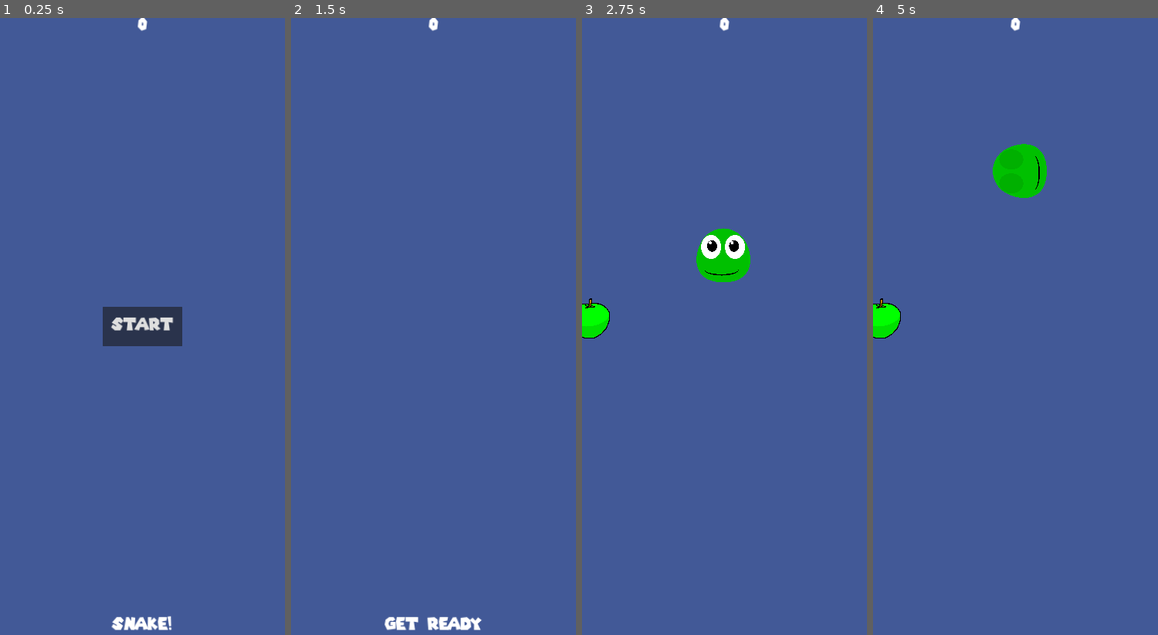
Above: before the commit, frames 1-4 (left to right).
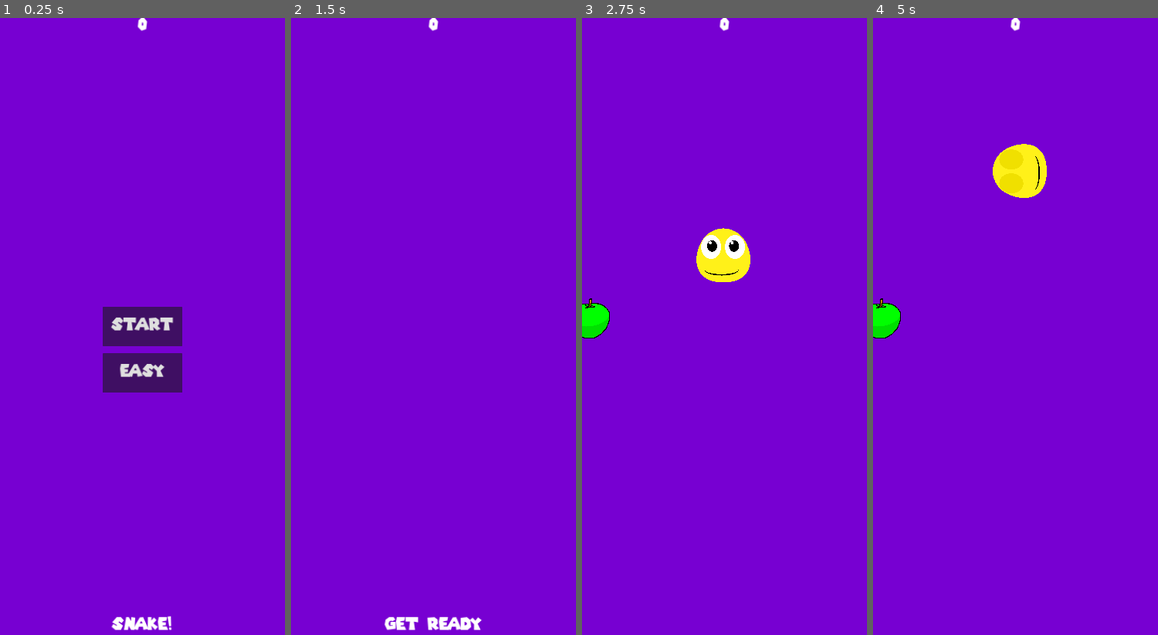
Above: after the commit, the same moments.

Repository: Reckless312/Snake-Godot
Game: Godot game, scene res://scenes/main.tscn
The game is run twice, just before and just after one commit, with the same random seed, the same clock (stepped at 60 frames per second) and the same inputs. Sound files missing from this copy of the repository are replaced by a short silence.
Inputs:
- Up to frame 1 (0.25 s): no input
- Up to frame 2 (1.5 s): click "Start" at 0.5 s; tap Enter at 1.25 s; hold Right (right) from 1.28 s (still down)
- Up to frame 3 (2.75 s): tap Space at 2 s; release Right (right) at 2.03 s; hold Down (down) from 2.03 s (still down)
- Up to frame 4 (5 s): release Down (down) at 2.78 s; hold Right (right) 2.78-3.53 s; hold Up (up) 3.53-4.28 s; hold Left (left) from 4.28 s (still down)

The runs differ from the first frame. In frame 1, 99% of the frame differs, in the area x 0-100%, y 0-100%; in frame 2, 100%; in frame 3, 99%; in frame 4, 99%.

Commit message:
New Version
--improvements

Diff:
--- /dev/null
+++ b/snake/scenes/easter_egg.tscn
@@ -0,0 +1,32 @@
+[gd_scene load_steps=5 format=3 uid="uid://duj3ruanbrptc"]
+
+[ext_resource type="Script" path="res://scripts/easter_egg.gd" id="1_gqycw"]
+[ext_resource type="Texture2D" uid="uid://dinrowu0cw50o" path="res://assets/png/easter_egg.png" id="2_q0i2b"]
+
+[sub_resource type="SpriteFrames" id="SpriteFrames_rwhqq"]
+animations = [{
+"frames": [{
+"duration": 1.0,
+"texture": ExtResource("2_q0i2b")
+}],
+"loop": true,
+"name": &"default",
+"speed": 5.0
+}]
+
+[sub_resource type="CapsuleShape2D" id="CapsuleShape2D_3g8oy"]
+radius = 370.0
+height = 940.0
+
+[node name="EasterEgg" type="Area2D"]
+scale = Vector2(0.15, 0.15)
+script = ExtResource("1_gqycw")
+metadata/_edit_group_ = true
+
+[node name="AnimatedSprite2D" type="AnimatedSprite2D" parent="."]
+sprite_frames = SubResource("SpriteFrames_rwhqq")
+
+[node name="CollisionShape2D" type="CollisionShape2D" parent="."]
+shape = SubResource("CapsuleShape2D_3g8oy")
+
+[connection signal="area_entered" from="." to="." method="_on_area_entered"]
--- a/snake/scenes/hud.tscn
+++ b/snake/scenes/hud.tscn
@@ -58,5 +58,24 @@
 wait_time = 2.0
 one_shot = true
 
+[node name="DifficultyButton" type="Button" parent="."]
+anchors_preset = -1
+anchor_left = 0.5
+anchor_top = 0.575
+anchor_right = 0.5
+anchor_bottom = 0.575
+offset_left = -150.0
+offset_top = -74.5001
+offset_right = 150.0
+offset_bottom = 75.4999
+grow_horizontal = 0
+grow_vertical = 2
+size_flags_horizontal = 4
+size_flags_vertical = 4
+theme_override_fonts/font = ExtResource("2_1hr30")
+theme_override_font_sizes/font_size = 64
+text = "Easy"
+
 [connection signal="pressed" from="StartButton" to="." method="_on_start_button_pressed"]
 [connection signal="timeout" from="MessageTimer" to="." method="_on_message_timer_timeout"]
+[connection signal="pressed" from="DifficultyButton" to="." method="_on_difficulty_button_pressed"]
--- a/snake/scenes/main.tscn
+++ b/snake/scenes/main.tscn
@@ -1,10 +1,13 @@
-[gd_scene load_steps=6 format=3 uid="uid://dwr1ggqprofhj"]
+[gd_scene load_steps=8 format=3 uid="uid://dwr1ggqprofhj"]
 
 [ext_resource type="Script" path="res://scripts/main.gd" id="1_fnhwx"]
 [ext_resource type="PackedScene" uid="uid://bdtq6svqpbjsd" path="res://scenes/snake_head.tscn" id="2_yqjgv"]
 [ext_resource type="PackedScene" uid="uid://j1mduwm4plgf" path="res://scenes/hud.tscn" id="4_12mim"]
 [ext_resource type="AudioStream" uid="uid://c0mirpsrqf756" path="res://assets/music/Roku Snake OST - Main Theme.mp3" id="5_fpnub"]
+[ext_resource type="AudioStream" uid="uid://idv76avxv666" path="res://assets/music/Persona 5 OST - Rivers In the Desert -instrumental version-.mp3" id="6_q08k3"]
 [ext_resource type="AudioStream" uid="uid://d305pgaqeg5w2" path="res://assets/music/20279__koops__apple_crunch_16.wav" id="6_y0wmf"]
+
+[sub_resource type="Theme" id="Theme_g462w"]
 
 [node name="Main" type="Node"]
 script = ExtResource("1_fnhwx")
@@ -15,7 +18,8 @@
 anchor_bottom = 1.0
 grow_horizontal = 2
 grow_vertical = 2
-color = Color(0.260211, 0.349803, 0.592432, 1)
+theme = SubResource("Theme_g462w")
+color = Color(0.468468, 0.00272459, 0.823708, 1)
 
 [node name="snake_head" parent="." instance=ExtResource("2_yqjgv")]
 position = Vector2(226, 197)
@@ -32,5 +36,11 @@
 [node name="EatingApple" type="AudioStreamPlayer" parent="."]
 stream = ExtResource("6_y0wmf")
 
+[node name="EasterEgg" type="AudioStreamPlayer" parent="."]
+stream = ExtResource("6_q08k3")
+
 [connection signal="game_over" from="snake_head" to="." method="_on_snake_head_game_over"]
+[connection signal="change_difficulty" from="HUD" to="." method="_on_hud_change_difficulty"]
 [connection signal="start_game" from="HUD" to="." method="new_game"]
+[connection signal="finished" from="Music" to="." method="_on_music_finished"]
+[connection signal="finished" from="EasterEgg" to="." method="_on_easter_egg_finished"]
--- a/snake/scenes/snake_body.tscn
+++ b/snake/scenes/snake_body.tscn
@@ -1,7 +1,8 @@
-[gd_scene load_steps=5 format=3 uid="uid://bffr1vnookrrj"]
+[gd_scene load_steps=6 format=3 uid="uid://bffr1vnookrrj"]
 
 [ext_resource type="Script" path="res://scripts/snake_body.gd" id="1_hu1x6"]
 [ext_resource type="Texture2D" uid="uid://btwv27ofel86p" path="res://assets/png/snake_green_blob.png" id="2_m2tq7"]
+[ext_resource type="Texture2D" uid="uid://b3aov030vkw2i" path="res://assets/png/snake_yellow_blob.png" id="3_mewjj"]
 
 [sub_resource type="SpriteFrames" id="SpriteFrames_0lu3a"]
 animations = [{
@@ -10,7 +11,15 @@
 "texture": ExtResource("2_m2tq7")
 }],
 "loop": true,
-"name": &"default",
+"name": &"green_body",
+"speed": 5.0
+}, {
+"frames": [{
+"duration": 1.0,
+"texture": ExtResource("3_mewjj")
+}],
+"loop": true,
+"name": &"yellow_body",
 "speed": 5.0
 }]
 
@@ -26,6 +35,7 @@
 [node name="AnimatedSprite2D" type="AnimatedSprite2D" parent="."]
 scale = Vector2(0.35, 0.35)
 sprite_frames = SubResource("SpriteFrames_0lu3a")
+animation = &"yellow_body"
 
 [node name="CollisionShape2D" type="CollisionShape2D" parent="."]
 shape = SubResource("CircleShape2D_8wbub")
--- a/snake/scenes/snake_head.tscn
+++ b/snake/scenes/snake_head.tscn
@@ -1,9 +1,12 @@
-[gd_scene load_steps=7 format=3 uid="uid://bdtq6svqpbjsd"]
+[gd_scene load_steps=10 format=3 uid="uid://bdtq6svqpbjsd"]
 
 [ext_resource type="Texture2D" uid="uid://bfn25d1e8fryo" path="res://assets/png/snake_green_head.png" id="1_fa1bl"]
 [ext_resource type="Script" path="res://scripts/snake_head.gd" id="1_gvobm"]
 [ext_resource type="Texture2D" uid="uid://cws10utqx0kdc" path="res://assets/png/snake_green_xx.png" id="2_benpk"]
 [ext_resource type="Texture2D" uid="uid://cwuxl1uj31vnv" path="res://assets/png/snake_green_eyes.png" id="2_k6ger"]
+[ext_resource type="Texture2D" uid="uid://c8oel6hjqp10c" path="res://assets/png/snake_yellow_xx.png" id="5_dc4em"]
+[ext_resource type="Texture2D" uid="uid://b8l0xoawfi38y" path="res://assets/png/snake_yellow_head.png" id="6_6e4ic"]
+[ext_resource type="Texture2D" uid="uid://cidirs0q55hps" path="res://assets/png/snake_yellow_eyes.png" id="7_dbefk"]
 
 [sub_resource type="SpriteFrames" id="SpriteFrames_oh8fc"]
 animations = [{
@@ -12,7 +15,7 @@
 "texture": ExtResource("2_benpk")
 }],
 "loop": true,
-"name": &"dead",
+"name": &"green_dead",
 "speed": 5.0
 }, {
 "frames": [{
@@ -23,7 +26,26 @@
 "texture": ExtResource("2_k6ger")
 }],
 "loop": true,
-"name": &"default",
+"name": &"green_snake",
+"speed": 2.0
+}, {
+"frames": [{
+"duration": 1.0,
+"texture": ExtResource("5_dc4em")
+}],
+"loop": true,
+"name": &"yellow_dead",
+"speed": 5.0
+}, {
+"frames": [{
+"duration": 2.0,
+"texture": ExtResource("6_6e4ic")
+}, {
+"duration": 0.5,
+"texture": ExtResource("7_dbefk")
+}],
+"loop": true,
+"name": &"yellow_snake",
 "speed": 2.0
 }]
 
@@ -40,7 +62,7 @@
 [node name="AnimatedSprite2D" type="AnimatedSprite2D" parent="."]
 scale = Vector2(0.2, 0.2)
 sprite_frames = SubResource("SpriteFrames_oh8fc")
-animation = &"dead"
+animation = &"yellow_snake"
 
 [node name="CollisionShape2D" type="CollisionShape2D" parent="."]
 shape = SubResource("CircleShape2D_4yka2")
--- /dev/null
+++ b/snake/scripts/easter_egg.gd
@@ -0,0 +1,15 @@
+extends Area2D
+
+signal easter_egg
+
+func _ready() -> void:
+	hide()
+
+func _process(delta: float) -> void:
+	pass
+
+
+func _on_area_entered(area: Area2D) -> void:
+	#if area is snake_head:
+		#$CollisionShape2D.set_deferred("disabled", true)
+	easter_egg.emit()
--- a/snake/scripts/hud.gd
+++ b/snake/scripts/hud.gd
@@ -1,6 +1,10 @@
 extends CanvasLayer
 
 signal start_game
+signal change_difficulty
+
+var difficulty = 0
+var difficulties = ["Easy", "Medium", "Hard"]
 
 func _ready() -> void:
 	pass
@@ -23,6 +27,7 @@
 
 	await get_tree().create_timer(1.0).timeout
 	$StartButton.show()
+	$DifficultyButton.show()
 
 
 func update_score(score):
@@ -31,8 +36,15 @@
 
 func _on_start_button_pressed() -> void:
 	$StartButton.hide()
+	$DifficultyButton.hide()
 	start_game.emit()
 
 
 func _on_message_timer_timeout() -> void:
 	$Message.hide()
+
+
+func _on_difficulty_button_pressed() -> void:
+	difficulty = (difficulty + 1) % 3
+	$DifficultyButton.text = difficulties[difficulty]
+	change_difficulty.emit()
--- a/snake/scripts/main.gd
+++ b/snake/scripts/main.gd
@@ -1,20 +1,28 @@
 extends Node
 
+#Load the required scenes
 var apples = preload("res://scenes/apple.tscn")
 var snake_bodies = preload("res://scenes/snake_body.tscn")
+var easter_egg = preload("res://scenes/easter_egg.tscn")
+var speeds = [400, 600, 800]
+var spacings = [60, 40, 30]
+var current_speed = 0
+var mutex : Mutex = Mutex.new()
+var mutex_egg : Mutex = Mutex.new()
 
-var mutex : Mutex = Mutex.new()
-
+#Prepare the variables
 var rng = RandomNumberGenerator.new()
 var screen_size
 var score
 var apple
+var egg
 var body_list = []
 var position_queue = []
-var spacing = 62
+var spacing = 60
 var pause_body = false
 
 func _ready() -> void:
+	#Random seed + information at startup
 	rng.randomize()
 	screen_size = get_viewport().get_visible_rect().size
 
@@ -24,9 +32,11 @@
 
 	position_queue.append($snake_head.position)
 
+	#Get number of required positions
 	while position_queue.size() > (body_list.size() + 1) * spacing:
 		position_queue.pop_front()
 
+	#Assign a position to each part of the snake
 	for i in range(body_list.size()):
 		if (i + 1) * spacing - 1 < position_queue.size():
 			body_list[i].position = position_queue[(i + 1) * spacing - 1]
@@ -35,7 +45,9 @@
 		else:
 			body_list[i].position = $snake_head.position
 
+#Reset game
 func new_game():
+	$EasterEgg.stop()
 	$Music.play()
 
 	score = 0
@@ -50,6 +62,11 @@
 	position_queue.clear()
 	body_list.clear()
 
+	mutex_egg.lock()
+	if egg != null:
+		egg.queue_free()
+	mutex_egg.unlock()
+
 func create_an_apple():
 	apple = apples.instantiate()
 	add_child(apple)
@@ -58,27 +75,54 @@
 	if apple == null:
 		mutex.unlock()
 		return
-	place_apple_randomly()
+	place_scene_randomly(apple)
 	apple.connect("was_eaten", self._on_snake_apple_hit)
 	mutex.unlock()
+
+	if randi() % 100 == 0:
+		mutex_egg.lock()
+		if egg != null:
+			egg.queue_free()
+		mutex_egg.unlock()
+		egg = easter_egg.instantiate()
+		add_child(egg)
+		mutex_egg.lock()
+		if egg == null:
+			mutex_egg.unlock()
+			return
+		place_scene_randomly(egg)
+		egg.connect("easter_egg", self._on_snake_egg_hit)
+		mutex_egg.unlock()
+
+func _on_snake_egg_hit() -> void:
+	mutex_egg.lock()
+	if egg != null:
+		egg.queue_free()
+	mutex_egg.unlock()
+	$Music.stop()
+	if $EasterEgg.playing == false:
+		$EasterEgg.play()
 
 func _on_snake_apple_hit() -> void:
 	$EatingApple.play()
 
+	#Clear the apple
 	mutex.lock()
 	if apple != null:
 		apple.queue_free()
 	mutex.unlock()
 	create_an_apple()
 
+	#Create new body part
 	var new_body = snake_bodies.instantiate()
 	new_body.position = $snake_head.position
-
+	new_body.assign_animation($snake_head.type)
 	body_list.append(new_body)
 	new_body.connect("was_entered", $snake_head.reset)
 
 	add_child(new_body)
 
+	#Update score
 	score += 10
 	$HUD.update_score(score)
 
@@ -86,10 +130,12 @@
 	pause_body = true
 	$HUD.show_game_over()
 	await get_tree().create_timer(2.0).timeout
+
 	mutex.lock()
 	if apple != null:
 		apple.queue_free()
 	mutex.unlock()
+
 
 	for body in body_list:
 		body.queue_free()
@@ -99,12 +145,28 @@
 
 	pause_body = false
 
-func place_apple_randomly():
+#Attempt to generate a scene in an empty space
+func place_scene_randomly(scene):
 	while true:
-		apple.position = Vector2(rng.randi() % int(screen_size.x), rng.randi() % int(screen_size.y))
+		scene.position = Vector2(rng.randi() % int(screen_size.x), rng.randi() % int(screen_size.y))
 		await get_tree().process_frame
 		await get_tree().physics_frame
 		await get_tree().physics_frame
-		if apple.get_overlapping_areas().size() == 0:
+		if scene == null or scene.get_overlapping_areas().size() == 0:
 			break
-	apple.show()
+	if scene != null:
+		scene.show()
+
+
+func _on_hud_change_difficulty() -> void:
+	current_speed = (current_speed + 1) % 3
+	$snake_head.speed = speeds[current_speed]
+	spacing = spacings[current_speed]
+
+
+func _on_easter_egg_finished() -> void:
+	$Music.play()
+
+
+func _on_music_finished() -> void:
+	$Music.play()
--- a/snake/scripts/snake_body.gd
+++ b/snake/scripts/snake_body.gd
@@ -4,10 +4,14 @@
 
 signal was_entered
 
+var colors = ["green_body", "yellow_body"]
 var spawned_flag = false
 
 func _ready() -> void:
 	pass
+
+func assign_animation(type: int):
+	$AnimatedSprite2D.animation = colors[type]
 
 func _process(delta: float) -> void:
 	pass
--- a/snake/scripts/snake_head.gd
+++ b/snake/scripts/snake_head.gd
@@ -4,6 +4,10 @@
 
 signal game_over
 
+var snake_type = ["green_snake", "yellow_snake"]
+var snake_dead = ["green_dead", "yellow_dead"]
+@export var type = 0
+var rng = RandomNumberGenerator.new()
 @export var speed = 400
 var screen_size
 var tail_position
@@ -23,6 +27,7 @@
 	velocity = velocity.normalized()
 	tail_position = position
 
+	#Movement
 	if Input.is_action_pressed("right") and velocity.x != -1:
 		new_velocity.x = 1
 		$AnimatedSprite2D.rotation_degrees = 90
@@ -44,12 +49,13 @@
 
 	position += velocity * delta
 
+	#Out of bounds - Game over
 	if position.x < 0 or position.x > screen_size.x or position.y < 0 or position.y > screen_size.y:
 		reset()
 
 func reset():
 	pause_head = true
-	$AnimatedSprite2D.animation = "dead"
+	$AnimatedSprite2D.animation = snake_dead[type]
 
 	game_over.emit()
 
@@ -62,11 +68,12 @@
 	$CollisionShape2D.set_deferred("disabled", true)
 
 	hide()
+	type = rng.randi() % 2
+	$AnimatedSprite2D.animation = snake_type[type]
 
 func start(pos):
 	position = pos
 	velocity.y -= 1
-	$AnimatedSprite2D.animation = "default"
 	show()
 	pause_head = false
 	$CollisionShape2D.disabled = false
Not shown, added: snake/assets/music/Persona 5 OST - Rivers In the Desert -instrumental version-.mp3.import
Not shown, added: snake/assets/music/Persona 5 OST - Rivers In the Desert -instrumental version-.mp3
